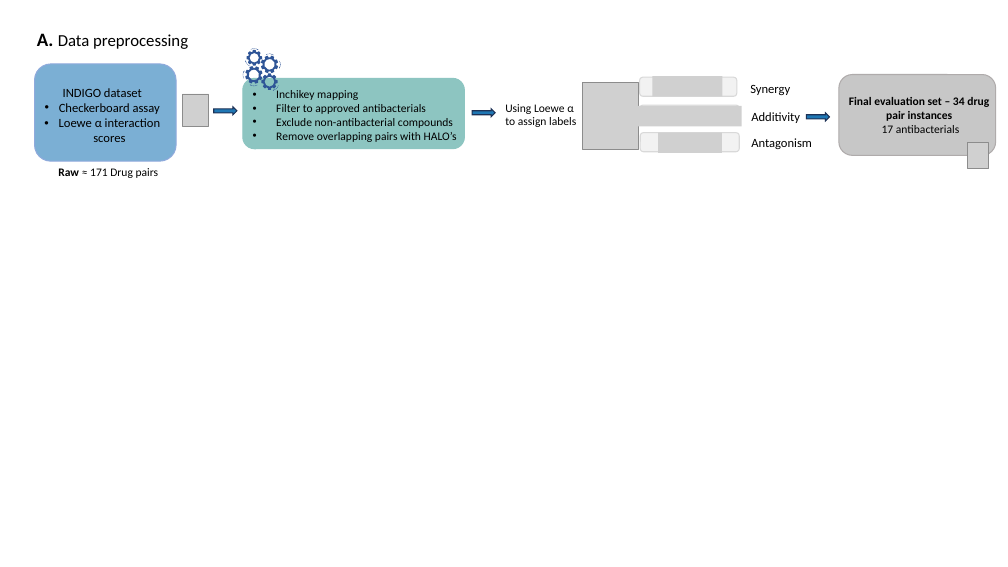
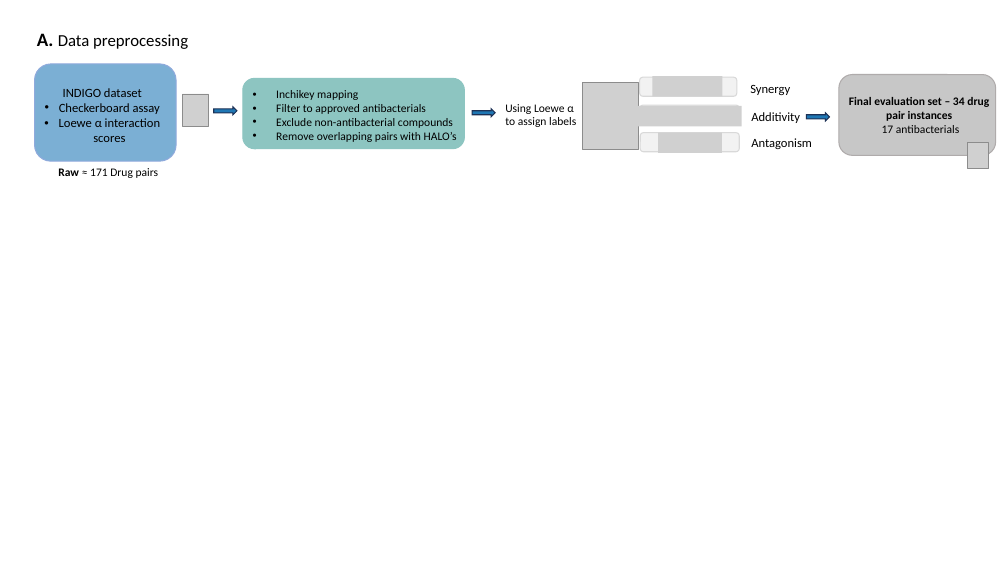
Before and after one commit to Hannwelkin/HALO, a slide deck: slide 1 of figure_pipeline/fig5_external_validation_chandrasekaran/fig5_panels/fig5_panelA.pptx. Drawn at 1008x567 pixels with LibreOffice and Linux fonts; fonts in the diff are those of the drawing; grey boxes stand for pictures. Boxes give left, top, right and bottom in pixels: in the first picture for what was removed or moved away, otherwise in the second. Text is boxed around its words. In the diff, an @@ line names an element or a change of style, - is before the commit and + after.

```diff
--- a/figure_pipeline/fig5_external_validation_chandrasekaran/fig5_panels/fig5_panelA.pptx
+++ b/figure_pipeline/fig5_external_validation_chandrasekaran/fig5_panels/fig5_panelA.pptx
@@ group removed at [243,48,281,91]: 32 freeform shapes @@
```
Also in this commit, not shown: 18 other files.
